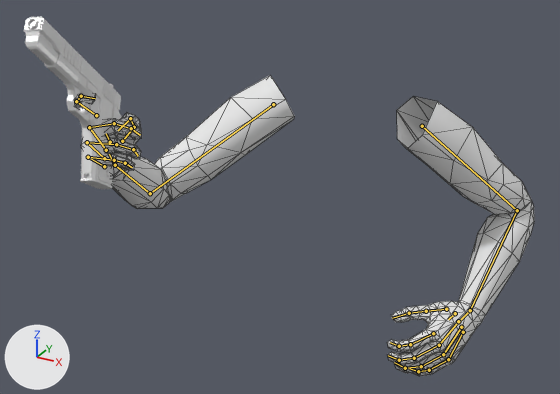
One commit to the glTF model prototype/models/fps_viewmodel.glb: the scene before it, then after it.
One viewpoint serves both versions: a 50 mm camera at (0.616, -1.296, 2.089) aimed at (-0.029, -0.123, 1.503). Every picture has the same lights, and +X, +Y and +Z are marked at lower left. The first picture is the older version. Both versions are drawn at frame 10 of the action 'pistol_reload'; the numbers are the values there. The bones that change, and the others that lie on the model, are drawn over the model as lines. Mesh edges are drawn as thin lines on the coarser meshes.

Objects in the first picture: 'ArmsMesh', 'Pistol_E_BarrelGuard', 'Pistol_E_Receiver' and 3 more.
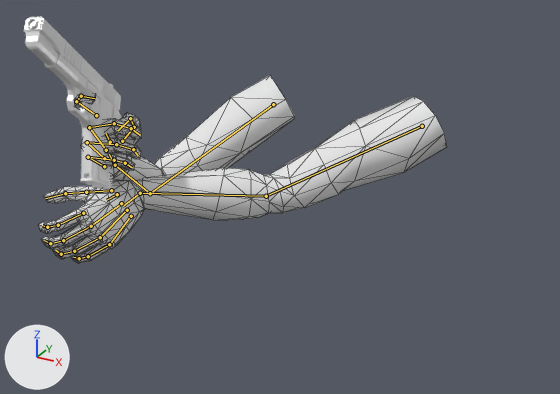
Boxes [x1, y1, x2, y2] around the edits, measured in the pictures (560 x 394 px):
'ArmsMesh', posed (11% narrower, 37% shorter): before [75, 75, 534, 376]; after [39, 75, 447, 263]
bone 'upper_armL', root to tip: before (422, 126) to (517, 210); after (422, 126) to (266, 196)
bone 'forearmL', root to tip: before (517, 210) to (470, 310); after (266, 196) to (140, 193)
bone 'handL', root to tip: before (470, 310) to (457, 323); after (140, 193) to (122, 206)

What the commit changed:
Bone 'upper_armL' (bone_upper_arml) turns from (-7, 1, -22) to (20, 18, -129) degrees about its own x, y and z.
Bone 'forearmL' (bone_forearml) turns from (62, 32, -16) to (-17, 41, -40) degrees about its own x, y and z.
Bone 'handL' (bone_handl) turns from (28, -3, 0) to (-8, 37, 37) degrees about its own x, y and z.
